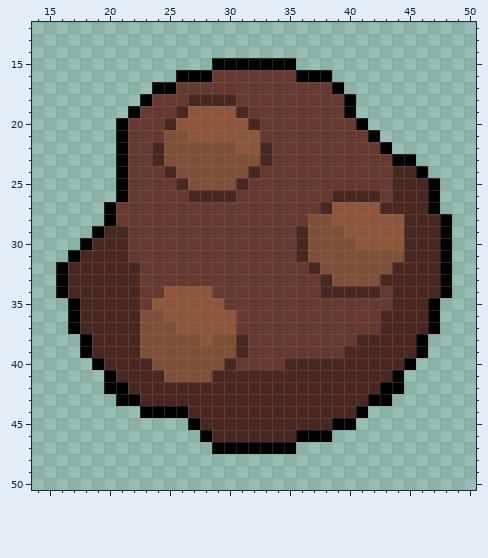
Edited in one commit: pixel-art file (Assets/desenhoOrbit/meteoro.aseprite). The first picture shows the starting point.
64x64 pixels, 1 frame. Colours within 5 levels of each other are drawn and written as one. Shown: x 14..50, y 12..50.
Now the later version:
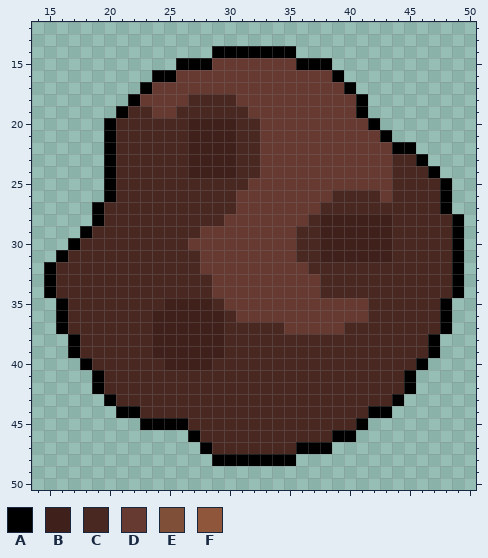
Palette (. is transparent): A #000000  B #40201b  C #492822  D #663931  E #804f37  F #8f563b
From old to new:
Changed rows in their new state; - is an unchanged pixel.
first column x 15:
14 --------------AAAAAAA--------------
15 -----------AAADDDDDDDAAA-----------
16 ---------AADDD-------DDDA----------
17 --------ADD-------------DA---------
18 -------AD----------------DA--------
19 ------ACC---CCCC---------DA--------
20 -----ACCCC-CBBBBC---------DA-------
21 -----ACCCCCCBBBBCC---------DA------
22 -----ACCC-CCBBBBCCD---------DAA----
23 -----ACCC-CCBBBBCCD----------CCA---
24 -----ACCCC-CBBBBC--------------CA--
25 -----ACCCCC-CCCC----------------CA-
26 -----ACCCCCC--------------------CA-
27 ----ACCCCCCCCCCC--------CCCC----CA-
28 ----ACCCCCCCCCC-------CBBBBBBC---CA
29 ---AC--CCCCCC---------CBBBBBBC---CA
30 --AC---CCCCC----------CBBBBBBC---CA
31 -AC----CCCCCC---------CBBBBBBC---CA
32 AC------CCCCC----------CCCCCC----CA
33 AC------CCCCCC----------CCCC-----CA
34 AC------CCCCCC--------------C----CA
35 -AC-----CCBBBBC------------CC---CA-
36 -AC-----CBBBBBBC-----------C----CA-
37 -AC-----CBBBBBBCCCCC-----CCC----CA-
38 --AC----CBBBBBBC-CCCCCCCCC-----CA--
39 --AC----CBBBBBBC-CCCCCCCC------CA--
40 ---AC----CBBBBC-CCCC----------CA---
41 ----AC----CCCC---------------CA----
42 ----ACC---------------------CCA----
43 -----ACC-------------------CCA-----
44 ------AACCCC--------------CAA------
45 --------AAAAC-----------CCA--------
46 ------------AC-------CCCAA---------
47 -------------ACCCCCCCAAA-----------
48 --------------AAAAAAA--------------
Pixel boxes of the changes (left, top, right, bottom) in both pictures:
changed: (44, 46, 464, 466)
